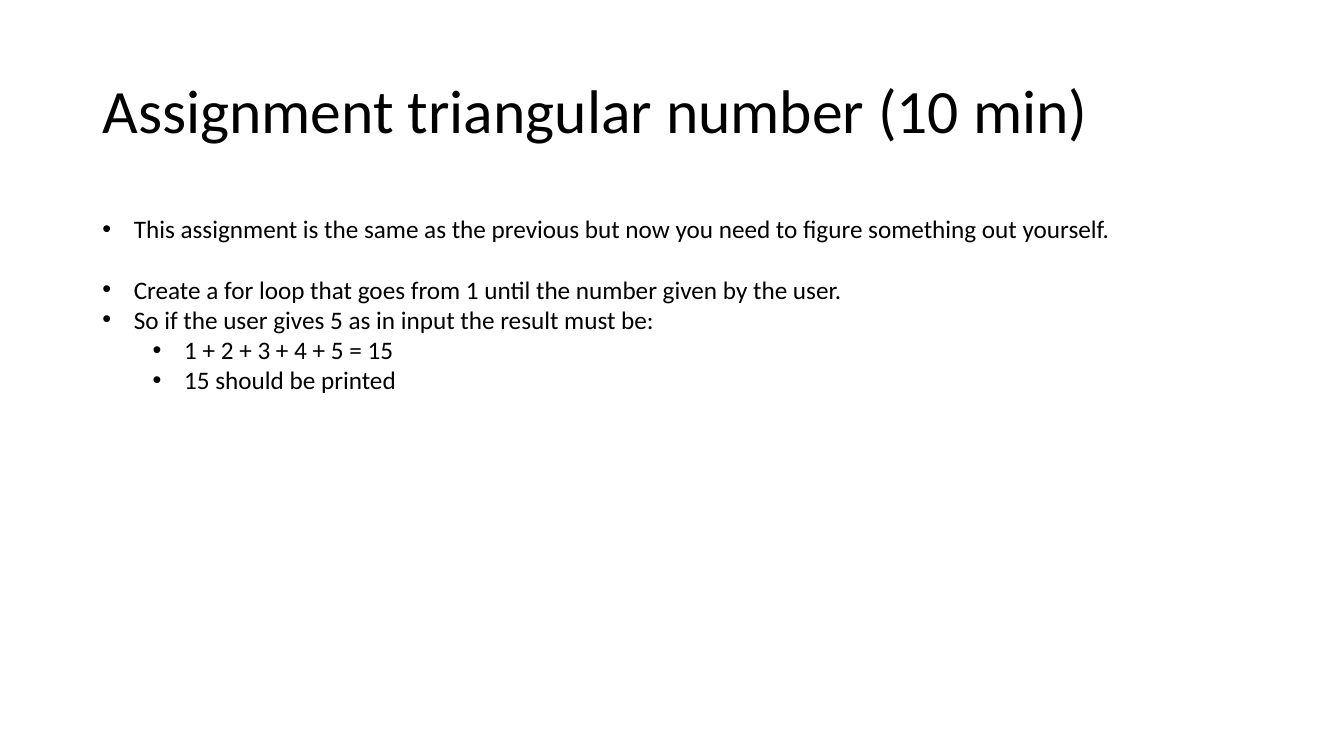
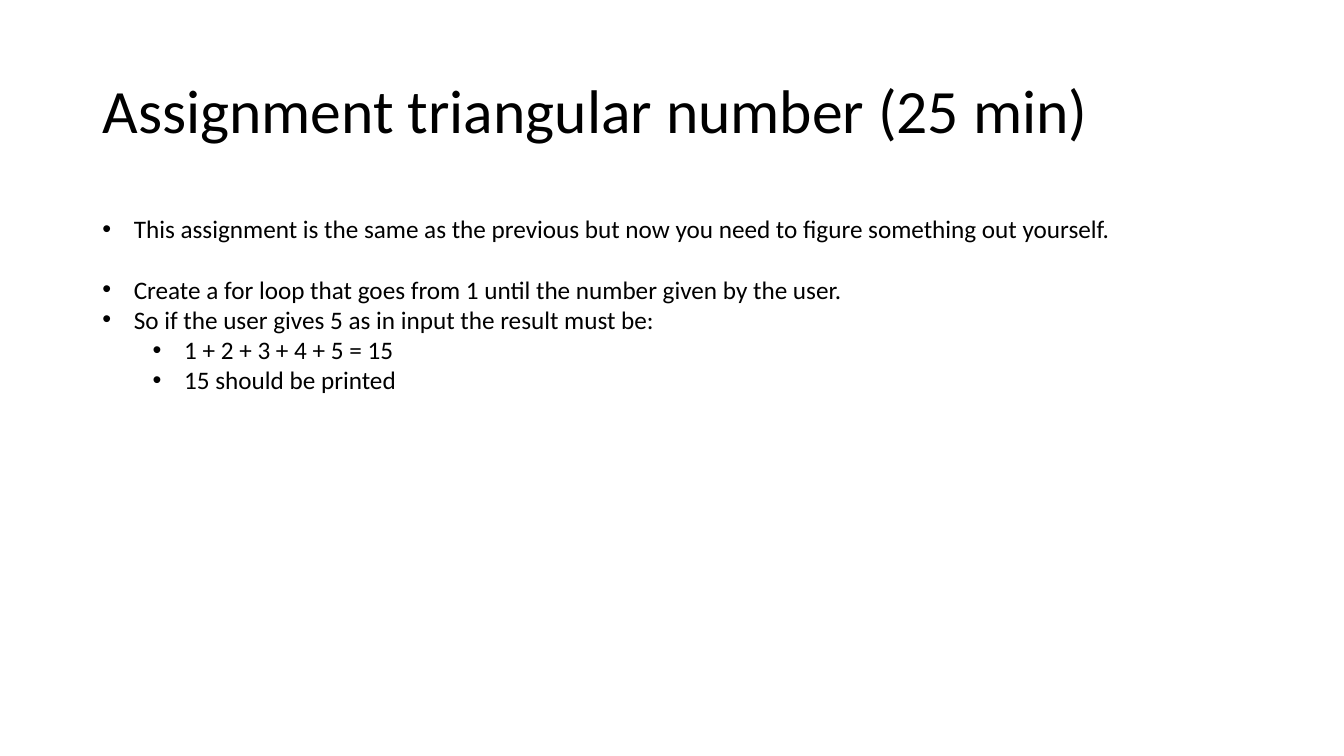
Before and after one commit to JoZonneveld/TCR-python-lessons, a slide deck: slide 15 of Lessons/Lesson 2/Building a calculator.pptx (slide 16 before the commit). Drawn at 1344x756 pixels with LibreOffice and Linux fonts; fonts in the diff are those of the drawing; background and template pictures are left out. Boxes give left, top, right and bottom in pixels: in the first picture for what was removed or moved away, otherwise in the second. Text is boxed around its words. In the diff, an @@ line names an element or a change of style, - is before the commit and + after.

```diff
--- a/Lessons/Lesson 2/Building a calculator.pptx
+++ b/Lessons/Lesson 2/Building a calculator.pptx
@@ title at (102, 88, 1087, 144): text changed @@
-Assignment triangular number (10 min)
+Assignment triangular number (25 min)
```
Also in this commit, not shown: 1 other slide changed, 1 slide removed.
